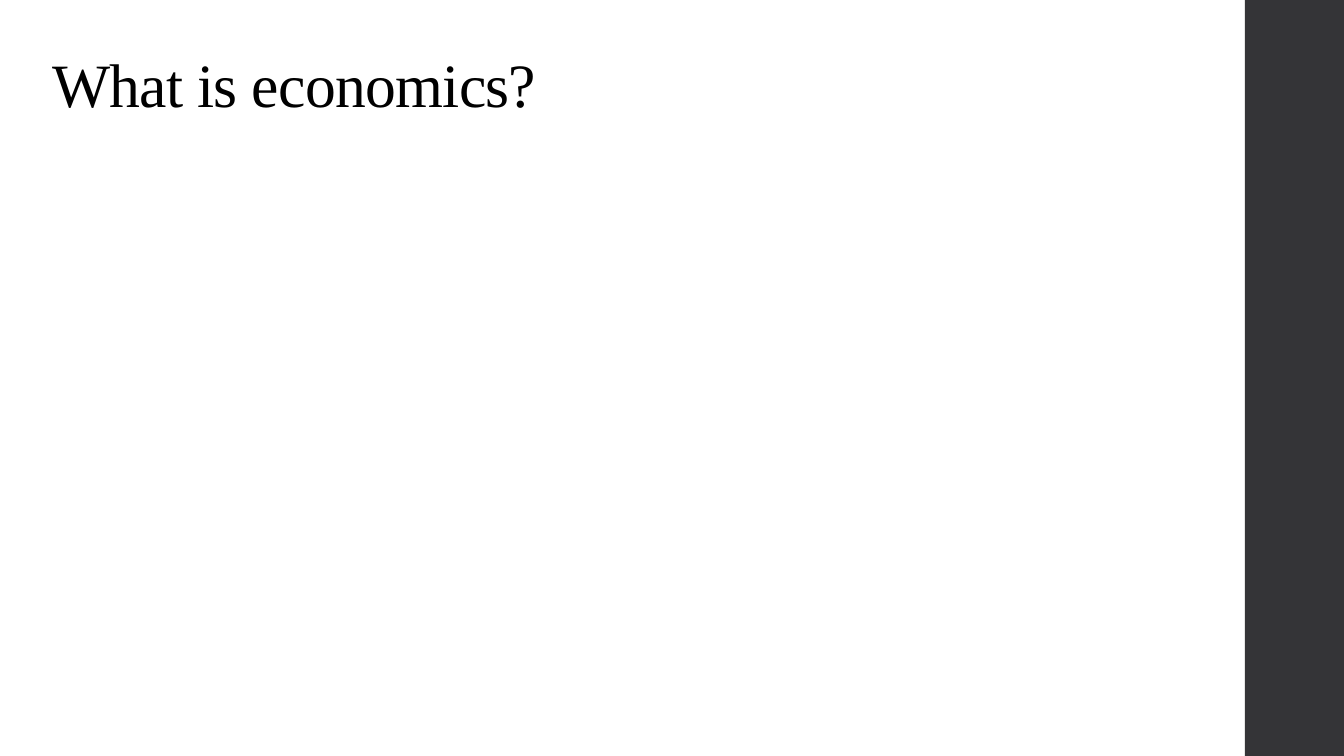
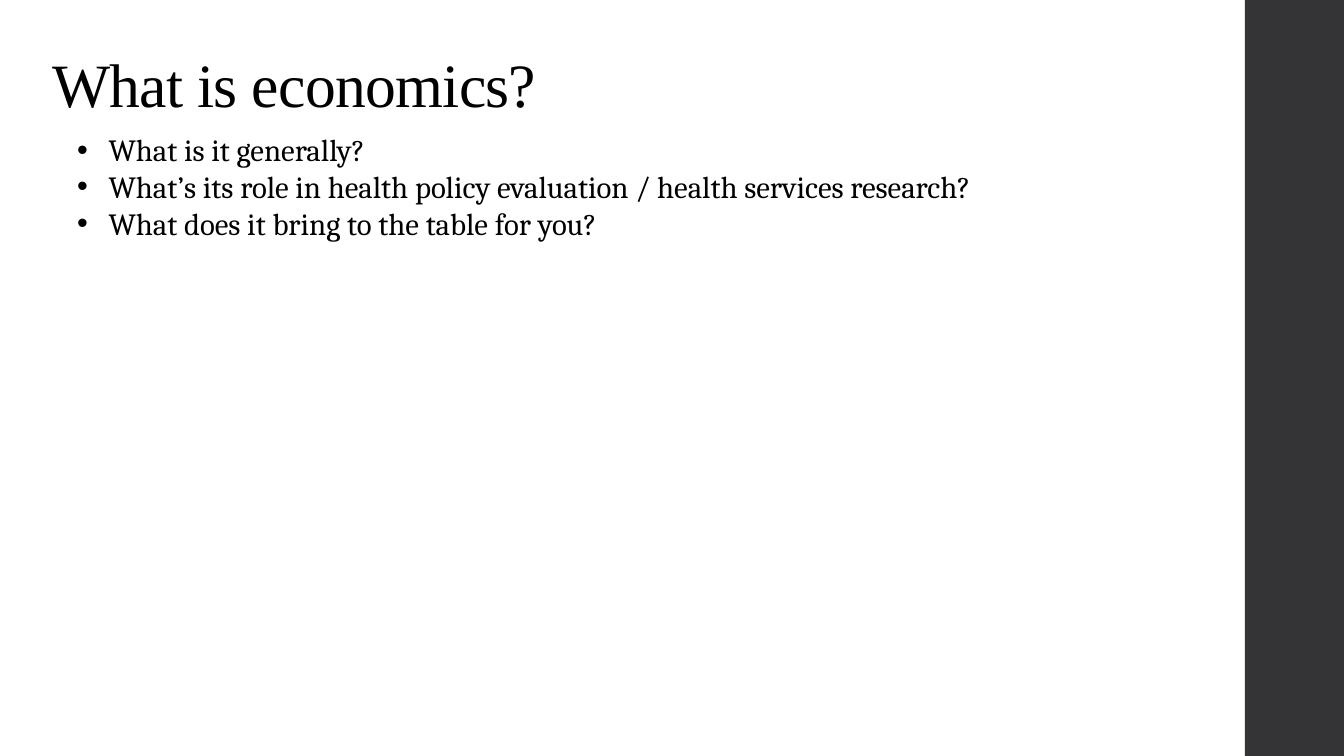
Before and after one commit to alex-hoagland/HAD6750H, a slide deck: slide 11 of Lecture01_Introduction/L1Slides_DemandforHealth_2023W.pptx. Drawn at 1344x756 pixels with LibreOffice and Linux fonts; fonts in the diff are those of the drawing. Boxes give left, top, right and bottom in pixels: in the first picture for what was removed or moved away, otherwise in the second. Text is boxed around its words. In the diff, an @@ line names an element or a change of style, - is before the commit and + after.

```diff
--- a/Lecture01_Introduction/L1Slides_DemandforHealth_2023W.pptx
+++ b/Lecture01_Introduction/L1Slides_DemandforHealth_2023W.pptx
@@ text added at (109,139,970,242), 22 pt, text #000000 @@
+• What is it generally?
+• What’s its role in health policy evaluation / health services research?
+• What does it bring to the table for you?
```
Also in this commit, not shown: 9 other slides changed, 3 slides added, 1 slide removed, 3 other files.
